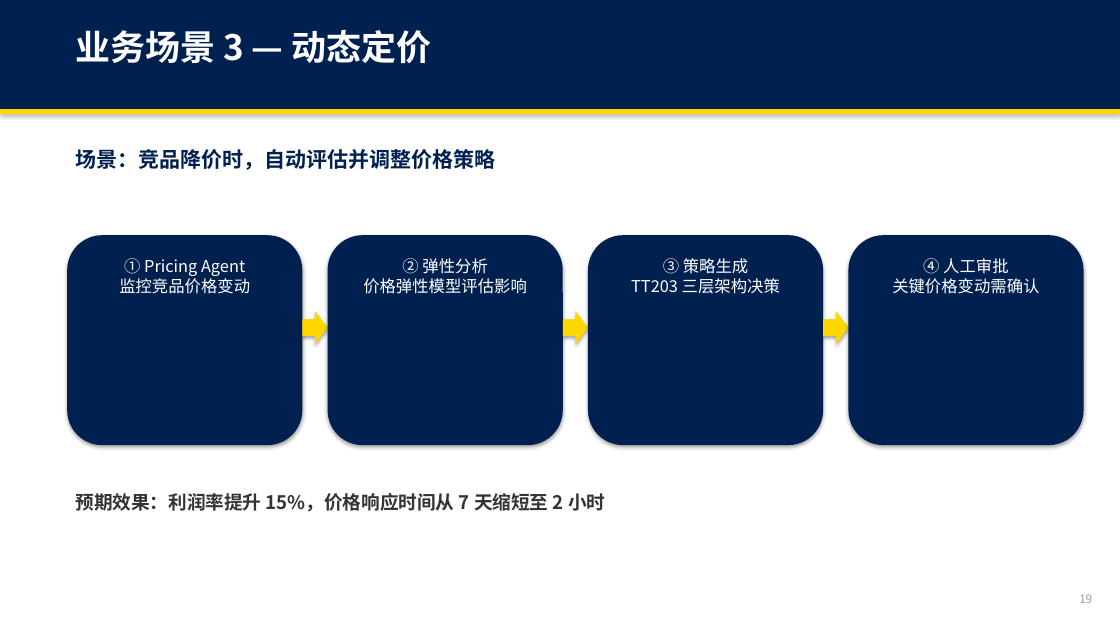
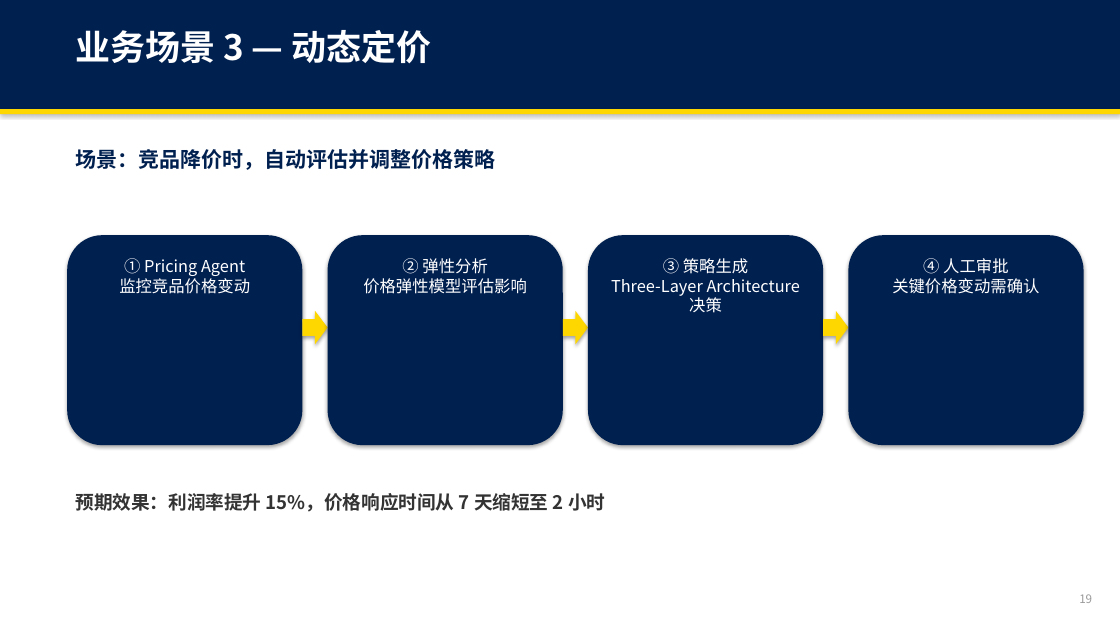
Before and after one commit to xurysky/AMA-Project-2026, a slide deck: slide 19 of AMA-终汇报-PPT-中文.pptx. Drawn at 1120x630 pixels with LibreOffice and Linux fonts; fonts in the diff are those of the drawing. Boxes give left, top, right and bottom in pixels: in the first picture for what was removed or moved away, otherwise in the second. Text is boxed around its words. In the diff, an @@ line names an element or a change of style, - is before the commit and + after.

```diff
--- a/AMA-终汇报-PPT-中文.pptx
+++ b/AMA-终汇报-PPT-中文.pptx
@@ text at (x1=611, y1=258, x2=748, y2=296): text changed @@
-③ 策略生成
-TT203 三层架构决策
+③ 策略生成
+Three-Layer Architecture决策
```
Also in this commit, not shown: 1 other slide changed, 3 other files.
